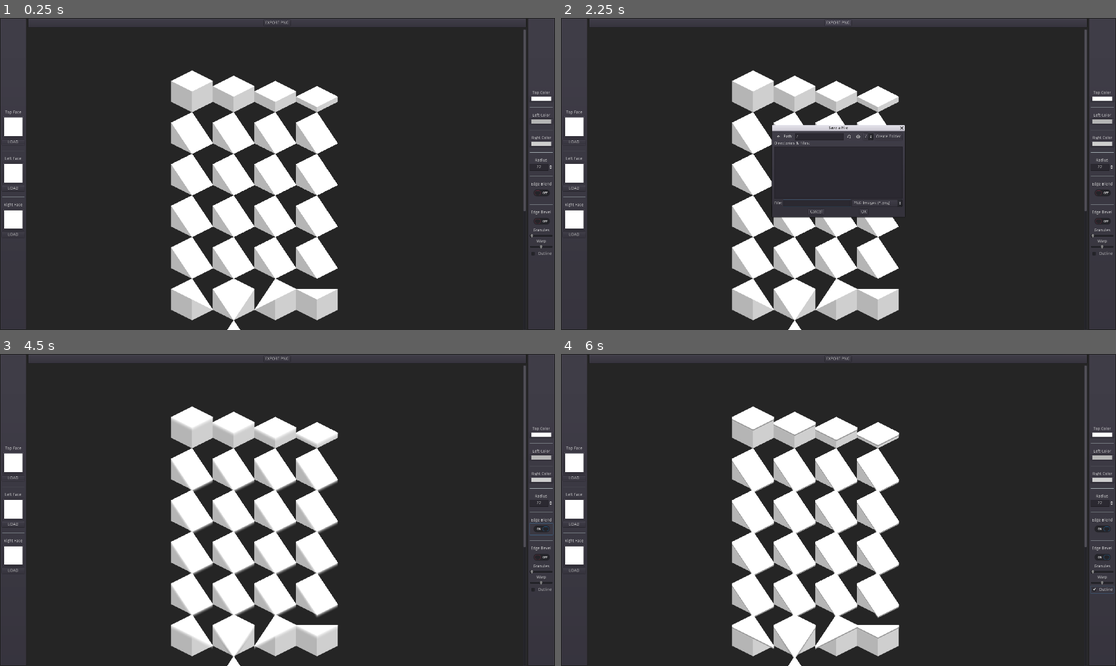
Above: before the commit, frames 1-4 (two rows, left to right).
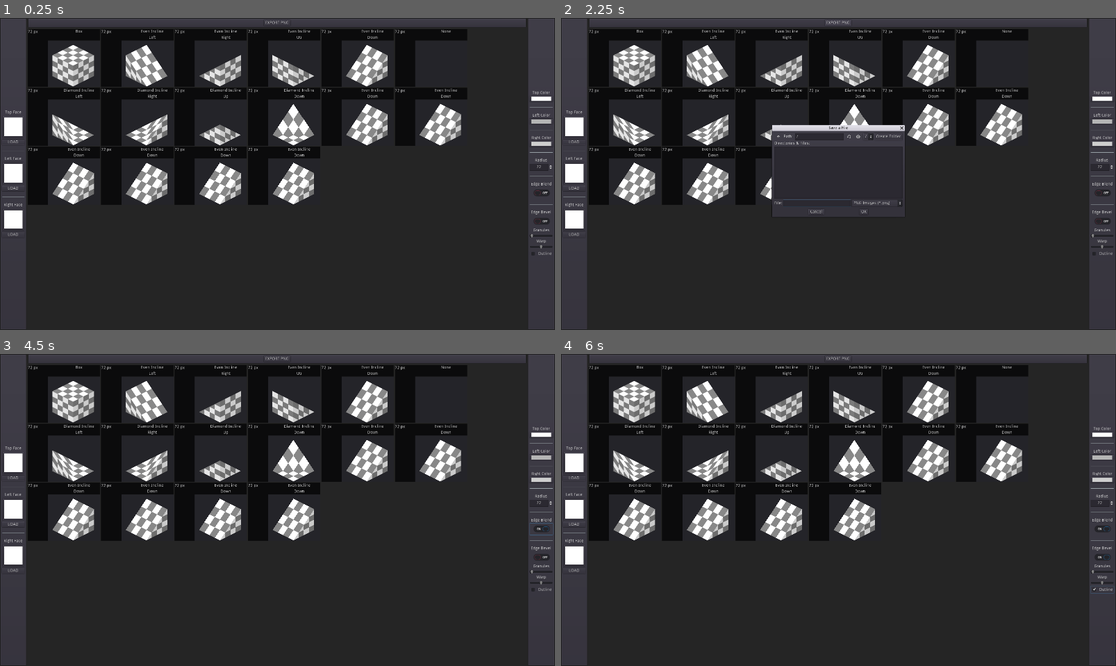
Above: after the commit, the same moments.

Repository: holywar20/IsometricEditor
Game: Godot game, scene res://Workspace.tscn
Same seed, same stepped clock (60 frames per second), same inputs: the game is played once before the commit and once after it.
Inputs (mouse positions are in pixels of both pictures, inside the frame that each line leads up to):
- Up to frame 1 (0.25 s): no input
- Up to frame 2 (2.25 s): click (572, 127) at 0.52 s; click (599, 127) at 1.27 s; click "EXPORT PNG" at 2 s
- Up to frame 3 (4.5 s): click (255, 538) at 2.77 s; type "12" at 2.85 s; click "OK" at 3.5 s; click (543, 528) at 4.25 s
- Up to frame 4 (6 s): click (1104, 556) at 5 s; click "Outline" at 5.75 s

The runs differ from the first frame. In frame 1, 35% of the frame differs, in the area x 5-95%, y 3-100%; in frame 2, 29%; in frame 3, 35%; in frame 4, 35%.

Commit message:
Started refactor of texture generator

Diff:
--- a/Draw.gd
+++ b/Draw.gd
@@ -76,7 +76,6 @@
 	LEFT , DOWN , RIGHT, UP
 }
 var directionVectors = [Vector2.LEFT, Vector2.DOWN, Vector2.RIGHT, Vector2.UP]
-
 var facing_vectors = [Vector2.LEFT, Vector2.DOWN, Vector2.RIGHT, Vector2.UP]
 
 func _ready():
@@ -409,16 +408,12 @@
 
 func drawEvenBox( row , heightStep ):
 	for step in range(heightStep):
-		print(step)
-		print(tile_radius * 2 * step)
 		var offset = Vector2(tile_radius * 2 * step, tile_radius * 2 * row)
 		var shrink_amount = Vector2(0, float( tile_radius / heightStep ) ) * step
 
 		var shorterFaces = fullFaceUvs
 		shorterFaces[0] += Vector2(0, float(step * ( 1 / 4 ) ) )
 		shorterFaces[1] += Vector2(0, float(step * ( 1 / 4 ) ) )
-		print(float( 1 / 4 ) )
-		print(shorterFaces)
 
 		# Draws Left Face
 		var left_points = generate_left_face(tile_radius, offset, shrink_amount.y)
--- /dev/null
+++ b/SingleTextureContainer/Panel.gd
@@ -0,0 +1,11 @@
+extends Panel
+
+var faceData = null
+
+func drawAllPolygons( newFaceData ):
+	faceData = newFaceData
+	update()
+
+func _draw():
+	for key in faceData:
+		draw_colored_polygon( faceData[key].points , faceData[key].shading , faceData[key].uvs , load(faceData[key].texturePath ) )
--- /dev/null
+++ b/SingleTextureContainer/SingleTextureContainer.gd
@@ -0,0 +1,336 @@
+tool
+extends Panel
+
+onready var drawPanel = $Panel
+
+onready var titleDisplay : Label = $TitleDisplay
+onready var sizeDisplay : Label = $SizeDisplay
+onready var facingDisplay : Label = $FacingDisplay
+
+enum TEXTURE_TYPES {
+	NONE , BOX , EVEN_INCLINE , DIAMOND_INCLINE, FLAT_TOP_CORNER, FLAT_BASE_CORNER
+}
+
+const TEXTURE_TYPE_PROPS = {
+	TEXTURE_TYPES.NONE : {
+		"display" : "None"
+	},
+	TEXTURE_TYPES.BOX : {
+		"display" : "Box"
+	} ,
+	TEXTURE_TYPES.EVEN_INCLINE : {
+		"display" : "Even Incline"
+	},
+	TEXTURE_TYPES.DIAMOND_INCLINE : {
+		"display" : "Diamond Incline"
+	} ,
+	TEXTURE_TYPES.FLAT_TOP_CORNER : {
+		"display" : "Flat Top Corner"
+	},
+	TEXTURE_TYPES.FLAT_BASE_CORNER : {
+		"display" : "Flat Top Corner"
+	}
+}
+
+var fullFaceUvs = PoolVector2Array([
+	Vector2(0, 0) ,  Vector2(1, 0) , Vector2(1, 1) , Vector2(0, 1)
+])
+
+var halfFaceUvs = PoolVector2Array([
+	Vector2(0, 0.5), Vector2(1, 0.5), Vector2(1, 1) ,Vector2(0, 1)
+])
+
+var cornerFaceUvs = PoolVector2Array([
+
+])
+
+var rampFaceUVs  = [
+	# LEFT RAMP
+	PoolVector2Array([
+		Vector2(0, 0) , Vector2(1, 1) , Vector2(1, 1) , Vector2(0, 1)
+	]),
+	# DOWN RAMP
+	PoolVector2Array([
+		Vector2(0, 0) , Vector2(1, 0), Vector2(1, 1) , Vector2(0, 1)
+	]),
+	# Right Ramp
+	PoolVector2Array([
+		Vector2(0, 0) , Vector2( 1, 0 ), Vector2( 1 , 1), Vector2(0 , 1)
+	]),
+	# UP RAMP
+	PoolVector2Array([
+		Vector2(0, 1) , Vector2(1, 0) , Vector2(1, 1) , Vector2(0, 1)
+	])
+]
+enum DIRECTION {
+	LEFT , RIGHT, UP, DOWN
+}
+const DIR_VECTORS = {
+	DIRECTION.LEFT : Vector2.LEFT,
+	DIRECTION.RIGHT : Vector2.RIGHT,
+	DIRECTION.UP : Vector2.UP,
+	DIRECTION.DOWN : Vector2.DOWN
+}
+const DIR_DISPLAY = {
+	DIRECTION.LEFT : "Left" ,
+	DIRECTION.RIGHT  : "Right",
+	DIRECTION.UP : "Up",
+	DIRECTION.DOWN : "Down"
+}
+
+export(TEXTURE_TYPES) var myType = TEXTURE_TYPES.EVEN_INCLINE
+export(DIRECTION) var direction = DIRECTION.LEFT
+
+var tileRadius = 72
+var offset = Vector2(15, 15)
+
+enum DRAWING_FACES{
+	LEFT , RIGHT , TOP
+}
+
+const DEFAULT_FACING_DATA = {
+	DRAWING_FACES.LEFT : {
+		"points" : [ Vector2(0,0) , Vector2(0,0) , Vector2(0,0) , Vector2(0,0)],
+		"uvs" : [Vector2(0,0) , Vector2(0,0) , Vector2(0,0) , Vector2(0,0)],
+		"shading" : Color( .9 , .9, .9, 1 ),
+		"texturePath" : "res://Textures/checker.png"
+	},
+	DRAWING_FACES.RIGHT : {
+		"points" : [ Vector2(0,0) , Vector2(0,0) , Vector2(0,0) , Vector2(0,0)],
+		"uvs" : [ Vector2(0,0) , Vector2(0,0) , Vector2(0,0) , Vector2(0,0)],
+		"shading" : Color( .8 , .8 , .8 , 1),
+		"texturePath" : "res://Textures/checker.png"
+	},
+	DRAWING_FACES.TOP: {
+		"points" : [ Vector2(0,0) , Vector2(0,0) , Vector2(0,0) , Vector2(0,0)],
+		"uvs" : [ Vector2(0,0) , Vector2(0,0) , Vector2(0,0) , Vector2(0,0)],
+		"shading" : Color( 1 , 1, 1, 1 ),
+		"texturePath" : "res://Textures/checker.png"
+	}
+}
+
+var faceData = null
+
+func _ready():
+	setupScene( 72 )
+
+func setupScene( myTileRadius  ):
+	faceData = DEFAULT_FACING_DATA.duplicate( true )
+
+	tileRadius = myTileRadius
+
+	titleDisplay.set_text( TEXTURE_TYPE_PROPS[myType].display )
+	sizeDisplay.set_text( str(tileRadius) + " px" )
+
+	if( myType == TEXTURE_TYPES.BOX || myType == TEXTURE_TYPES.NONE ):
+		facingDisplay.set_text("")
+		facingDisplay.hide()
+	else:
+		facingDisplay.set_text( DIR_DISPLAY[direction] )
+		facingDisplay.show()
+
+	drawTextures()
+
+
+
+func changeTextureType():
+	pass
+
+func drawTextures():
+	print( myType )
+	match myType:
+		TEXTURE_TYPES.NONE:
+			faceData = DEFAULT_FACING_DATA.duplicate( true )
+		TEXTURE_TYPES.BOX:
+			generateLeftFace( 0 )
+			generateRightFace( 0 )
+			generateTopFace( 0 )
+		TEXTURE_TYPES.EVEN_INCLINE:
+			generateLeftFaceRamp( 0 ,  DIR_VECTORS[direction] )
+			generateRightFaceRamp( 0 , DIR_VECTORS[direction] )
+			generateTopFaceRamp( 0 , DIR_VECTORS[direction] )
+		TEXTURE_TYPES.DIAMOND_INCLINE:
+			generateLeftCornerFace( 0 , DIR_VECTORS[direction] )
+			generateRightCornerFace( 0 , DIR_VECTORS[direction] )
+			generateTopCornerFace( 0 , DIR_VECTORS[direction] )
+		TEXTURE_TYPES.FLAT_TOP_CORNER:
+			pass
+		TEXTURE_TYPES.FLAT_BASE_CORNER:
+			pass
+
+	drawPanel.drawAllPolygons( faceData )
+
+# Generate flat faces
+func generateLeftFace( shrinkAmount ):
+	var leftFace = PoolVector2Array()
+
+	leftFace.append(Vector2( 0, tileRadius / 2 + shrinkAmount) + offset )
+	leftFace.append(Vector2( tileRadius, tileRadius + shrinkAmount) + offset )
+	leftFace.append(Vector2( tileRadius, tileRadius * 2) + offset )
+	leftFace.append(Vector2( 0, 1.5 * tileRadius) + offset )
+
+	faceData[DRAWING_FACES.LEFT].points = leftFace
+	faceData[DRAWING_FACES.LEFT].uvs = fullFaceUvs
+
+func generateRightFace( shrinkAmount ):
+	var rightFace = PoolVector2Array()
+
+	rightFace.append(Vector2(tileRadius * 2, tileRadius / 2 + shrinkAmount) + offset)
+	rightFace.append(Vector2(tileRadius, tileRadius + shrinkAmount) + offset)
+	rightFace.append(Vector2(tileRadius, tileRadius * 2) + offset)
+	rightFace.append(Vector2(tileRadius * 2, 1.5 * tileRadius) + offset)
+
+	faceData[DRAWING_FACES.RIGHT].points = rightFace
+	faceData[DRAWING_FACES.RIGHT].uvs = fullFaceUvs
+
+func generateTopFace( shrinkAmount ):
+	var topFace = PoolVector2Array()
+
+	topFace.append(Vector2(tileRadius, 0 + shrinkAmount ) + offset)
+	topFace.append(Vector2(tileRadius * 2, tileRadius / 2 + shrinkAmount ) + offset)
+	topFace.append(Vector2(tileRadius, tileRadius + shrinkAmount) + offset)
+	topFace.append(Vector2(0, tileRadius / 2 + shrinkAmount ) + offset)
+
+	faceData[DRAWING_FACES.TOP].points = topFace
+	faceData[DRAWING_FACES.TOP].uvs = fullFaceUvs
+
+# Generate Ramp
+func generateLeftFaceRamp( shrinkAmount , direction ):
+	var leftFace = PoolVector2Array()
+	if direction == Vector2.LEFT:
+		leftFace.append(Vector2(0, tileRadius / 2) + offset)
+		leftFace.append(Vector2(tileRadius, tileRadius * 2) + offset)
+		leftFace.append(Vector2(tileRadius, tileRadius * 2) + offset)
+		leftFace.append(Vector2(0, 1.5 * tileRadius) + offset)
+	if direction == Vector2.DOWN:
+		leftFace.append(Vector2(0, tileRadius * 1.5) + offset)
+		leftFace.append(Vector2(tileRadius, tileRadius * 2) + offset)
+		leftFace.append(Vector2(tileRadius, tileRadius * 2) + offset)
+		leftFace.append(Vector2(0, 1.5 * tileRadius) + offset)
+	if direction == Vector2.RIGHT:
+		leftFace.append(Vector2(0, tileRadius * 1.5) + offset)
+		leftFace.append(Vector2(tileRadius, tileRadius) + offset)
+		leftFace.append(Vector2(tileRadius, tileRadius * 2) + offset)
+		leftFace.append(Vector2(0, 1.5 * tileRadius) + offset)
+	if direction == Vector2.UP:
+		leftFace.append(Vector2(0, tileRadius / 2) + offset)
+		leftFace.append(Vector2(tileRadius, tileRadius) + offset)
+		leftFace.append(Vector2(tileRadius, tileRadius * 2) + offset)
+		leftFace.append(Vector2(0, 1.5 * tileRadius) + offset)
+
+	faceData[DRAWING_FACES.LEFT].points = leftFace
+	faceData[DRAWING_FACES.LEFT].uvs = fullFaceUvs
+
+func generateRightFaceRamp( shrinkAmount , direction ):
+
+	var rightFace = PoolVector2Array()
+	if direction == Vector2.LEFT:
+		rightFace.append(Vector2(tileRadius * 2, tileRadius * 1.5) + offset)
+		rightFace.append(Vector2(tileRadius, tileRadius * 2) + offset)
+		rightFace.append(Vector2(tileRadius, tileRadius * 2) + offset)
+		rightFace.append(Vector2(tileRadius * 2, 1.5 * tileRadius) + offset)
+	if direction == Vector2.DOWN:
+		rightFace.append(Vector2(tileRadius * 2, tileRadius / 2) + offset)
+		rightFace.append(Vector2(tileRadius, tileRadius * 2) + offset)
+		rightFace.append(Vector2(tileRadius, tileRadius * 2) + offset)
+		rightFace.append(Vector2(tileRadius * 2, 1.5 * tileRadius) + offset)
+	if direction == Vector2.RIGHT:
+		rightFace.append(Vector2(tileRadius * 2, tileRadius / 2) + offset)
+		rightFace.append(Vector2(tileRadius, tileRadius) + offset)
+		rightFace.append(Vector2(tileRadius, tileRadius * 2) + offset)
+		rightFace.append(Vector2(tileRadius * 2, 1.5 * tileRadius) + offset)
+	if direction == Vector2.UP:
+		rightFace.append(Vector2(tileRadius * 2, tileRadius * 1.5) + offset)
+		rightFace.append(Vector2(tileRadius, tileRadius) + offset)
+		rightFace.append(Vector2(tileRadius, tileRadius * 2) + offset)
+		rightFace.append(Vector2(tileRadius * 2, 1.5 * tileRadius) + offset)
+
+	faceData[DRAWING_FACES.RIGHT].points = rightFace
+	faceData[DRAWING_FACES.RIGHT].uvs = fullFaceUvs
+
+func generateTopFaceRamp( shrinkAmount , direction ):
+
+	var topFace = PoolVector2Array()
+	if direction == Vector2.LEFT:
+		topFace.append(Vector2(tileRadius, 0) + offset)
+		topFace.append(Vector2(tileRadius * 2, tileRadius * 1.5) + offset)
+		topFace.append(Vector2(tileRadius, tileRadius * 2) + offset)
+		topFace.append(Vector2(0, tileRadius / 2) + offset)
+	if direction == Vector2.DOWN:
+		topFace.append(Vector2(tileRadius, 0) + offset)
+		topFace.append(Vector2(tileRadius * 2, tileRadius / 2) + offset)
+		topFace.append(Vector2(tileRadius, tileRadius * 2) + offset)
+		topFace.append(Vector2(0, tileRadius * 1.5) + offset)
+	if direction == Vector2.RIGHT:
+		topFace.append(Vector2(tileRadius, tileRadius) + offset)
+		topFace.append(Vector2(tileRadius * 2, tileRadius / 2) + offset)
+		topFace.append(Vector2(tileRadius, tileRadius) + offset)
+		topFace.append(Vector2(0, tileRadius * 1.5) + offset)
+	if direction == Vector2.UP:
+		topFace.append(Vector2(tileRadius, tileRadius) + offset)
+		topFace.append(Vector2(tileRadius * 2, tileRadius * 1.5) + offset)
+		topFace.append(Vector2(tileRadius, tileRadius) + offset)
+		topFace.append(Vector2(0, tileRadius / 2) + offset)
+
+	faceData[DRAWING_FACES.TOP].points = topFace
+	faceData[DRAWING_FACES.TOP].uvs = fullFaceUvs
+
+# For Flat bottom corners
+func generateTopCornerFace( shrinkAmount , direction ):
+	var topFace = PoolVector2Array()
+
+	if direction == Vector2.LEFT:
+		topFace.append(Vector2(tileRadius, tileRadius) + offset)
+		topFace.append(Vector2(tileRadius * 2, tileRadius * 1.5) + offset)
+		topFace.append(Vector2(tileRadius, tileRadius * 2) + offset)
+		topFace.append(Vector2(0, tileRadius / 2) + offset)
+	if direction == Vector2.DOWN:
+		topFace.append(Vector2(tileRadius, 0) + offset)
+		topFace.append(Vector2(tileRadius * 2, tileRadius * 1.5) + offset)
+		topFace.append(Vector2(tileRadius, tileRadius * 2) + offset)
+		topFace.append(Vector2(0, tileRadius * 1.5) + offset)
+	if direction == Vector2.RIGHT:
+		topFace.append(Vector2(tileRadius, tileRadius) + offset)
+		topFace.append(Vector2(tileRadius * 2, tileRadius / 2) + offset)
+		topFace.append(Vector2(tileRadius, tileRadius * 2) + offset)
+		topFace.append(Vector2(0, tileRadius * 1.5) + offset)
+	if direction == Vector2.UP:
+		topFace.append(Vector2(tileRadius, tileRadius) + offset)
+		topFace.append(Vector2(tileRadius * 2, tileRadius * 1.5) + offset)
+		topFace.append(Vector2(tileRadius, tileRadius) + offset)
+		topFace.append(Vector2(0, tileRadius * 1.5) + offset)
+
+	faceData[DRAWING_FACES.TOP].points = topFace
+	faceData[DRAWING_FACES.TOP].uvs = fullFaceUvs
+
+func generateLeftCornerFace( shrinkAmount, direction ):
+	var leftFace = PoolVector2Array()
+	if direction == Vector2.LEFT:
+		leftFace.append(Vector2(0, tileRadius / 2) + offset)
+		leftFace.append(Vector2(tileRadius, tileRadius * 2) + offset)
+		leftFace.append(Vector2(tileRadius, tileRadius * 2) + offset)
+		leftFace.append(Vector2(0, 1.5 * tileRadius) + offset)
+	if direction == Vector2.UP:
+		leftFace.append(Vector2(0, tileRadius * 1.5) + offset)
+		leftFace.append(Vector2(tileRadius, tileRadius) + offset)
+		leftFace.append(Vector2(tileRadius, tileRadius * 2) + offset)
+		leftFace.append(Vector2(0, 1.5 * tileRadius) + offset)
+
+	faceData[DRAWING_FACES.LEFT].points = leftFace
+	faceData[DRAWING_FACES.LEFT].uvs = fullFaceUvs
+
+func generateRightCornerFace( shrinkAmount, direction ):
+	var rightFace  = PoolVector2Array()
+	if direction == Vector2.RIGHT:
+		rightFace.append(Vector2(tileRadius * 2, tileRadius / 2) + offset)
+		rightFace.append(Vector2(tileRadius, tileRadius * 2) + offset)
+		rightFace.append(Vector2(tileRadius, tileRadius * 2) + offset)
+		rightFace.append(Vector2(tileRadius * 2, 1.5 * tileRadius) + offset)
+	if direction == Vector2.UP:
+		rightFace.append(Vector2(tileRadius * 2, tileRadius * 1.5) + offset)
+		rightFace.append(Vector2(tileRadius, tileRadius) + offset)
+		rightFace.append(Vector2(tileRadius, tileRadius * 2) + offset)
+		rightFace.append(Vector2(tileRadius * 2, 1.5 * tileRadius) + offset)
+
+	faceData[DRAWING_FACES.RIGHT].points = rightFace
+	faceData[DRAWING_FACES.RIGHT].uvs = fullFaceUvs
--- /dev/null
+++ b/SingleTextureContainer/SingleTextureContainer.tscn
@@ -0,0 +1,71 @@
+[gd_scene load_steps=3 format=2]
+
+[ext_resource path="res://SingleTextureContainer/SingleTextureContainer.gd" type="Script" id=1]
+[ext_resource path="res://SingleTextureContainer/Panel.gd" type="Script" id=2]
+
+[node name="Panel" type="Panel"]
+self_modulate = Color( 0.298039, 0.298039, 0.298039, 1 )
+anchor_right = 0.104
+anchor_bottom = 0.185
+margin_right = 50.32
+margin_bottom = 0.200012
+rect_min_size = Vector2( 250, 200 )
+script = ExtResource( 1 )
+__meta__ = {
+"_edit_use_anchors_": false
+}
+
+[node name="Panel" type="Panel" parent="."]
+anchor_left = 1.0
+anchor_top = 1.0
+anchor_right = 1.0
+anchor_bottom = 1.0
+margin_left = -180.0
+margin_top = -160.0
+margin_right = -1.52588e-05
+margin_bottom = -1.52588e-05
+size_flags_horizontal = 3
+size_flags_vertical = 3
+script = ExtResource( 2 )
+__meta__ = {
+"_edit_use_anchors_": false
+}
+
+[node name="TitleDisplay" type="Label" parent="."]
+anchor_left = 0.4
+anchor_right = 1.0
+anchor_bottom = 0.1
+margin_left = -7.62939e-06
+margin_right = 3.99998
+margin_bottom = -1.90735e-06
+text = "Flat top Corner"
+align = 1
+valign = 1
+__meta__ = {
+"_edit_use_anchors_": false
+}
+
+[node name="FacingDisplay" type="Label" parent="."]
+visible = false
+anchor_left = 0.4
+anchor_right = 1.0
+anchor_bottom = 0.1
+margin_left = -7.62939e-06
+margin_top = 20.0
+margin_right = 3.99998
+margin_bottom = 20.0
+text = "Left"
+align = 1
+valign = 1
+__meta__ = {
+"_edit_use_anchors_": false
+}
+
+[node name="SizeDisplay" type="Label" parent="."]
+margin_right = 94.0
+margin_bottom = 20.0
+text = "Size"
+valign = 1
+__meta__ = {
+"_edit_use_anchors_": false
+}
--- a/Workspace.gd
+++ b/Workspace.gd
@@ -31,6 +31,9 @@
 	texture_trays.left.preview_button.preview_texture = drawing_node.left_texture
 	texture_trays.right.preview_button.preview_texture = drawing_node.right_texture
 
+
+func updateAll():
+	pass
 
 # UI Signals
 func _on_ExportButton_pressed():
--- a/Workspace.tscn
+++ b/Workspace.tscn
@@ -1,9 +1,10 @@
-[gd_scene load_steps=6 format=2]
+[gd_scene load_steps=7 format=2]
 
 [ext_resource path="res://Workspace.gd" type="Script" id=1]
 [ext_resource path="res://Components/TextureTray.tscn" type="PackedScene" id=2]
 [ext_resource path="res://Draw.gd" type="Script" id=3]
 [ext_resource path="res://Textures/blank.png" type="Texture" id=4]
+[ext_resource path="res://SingleTextureContainer/SingleTextureContainer.tscn" type="PackedScene" id=5]
 
 [sub_resource type="ViewportTexture" id=1]
 viewport_path = NodePath("MainVBox/ScrollContainer/WorkingAtlas/RenderingSurface")
@@ -12,6 +13,9 @@
 anchor_right = 1.0
 anchor_bottom = 1.0
 script = ExtResource( 1 )
+__meta__ = {
+"_edit_use_anchors_": false
+}
 
 [node name="TexturePanel" type="PanelContainer" parent="."]
 margin_right = 92.0
@@ -140,8 +144,161 @@
 current_dir = "/"
 current_path = "/"
 
+[node name="GridScroll" type="ScrollContainer" parent="MainVBox"]
+margin_top = 38.0
+margin_right = 1725.0
+margin_bottom = 1080.0
+size_flags_vertical = 3
+
+[node name="GridContainer" type="GridContainer" parent="MainVBox/GridScroll"]
+margin_right = 1520.0
+margin_bottom = 608.0
+columns = 6
+__meta__ = {
+"_edit_use_anchors_": false
+}
+
+[node name="Panel" parent="MainVBox/GridScroll/GridContainer" instance=ExtResource( 5 )]
+anchor_right = 0.0
+anchor_bottom = 0.0
+margin_right = 250.0
+margin_bottom = 200.0
+myType = 1
+
+[node name="Panel2" parent="MainVBox/GridScroll/GridContainer" instance=ExtResource( 5 )]
+anchor_right = 0.0
+anchor_bottom = 0.0
+margin_left = 254.0
+margin_right = 504.0
+margin_bottom = 200.0
+
+[node name="Panel3" parent="MainVBox/GridScroll/GridContainer" instance=ExtResource( 5 )]
+anchor_right = 0.0
+anchor_bottom = 0.0
+margin_left = 508.0
+margin_right = 758.0
+margin_bottom = 200.0
+direction = 1
+
+[node name="Panel4" parent="MainVBox/GridScroll/GridContainer" instance=ExtResource( 5 )]
+anchor_right = 0.0
+anchor_bottom = 0.0
+margin_left = 762.0
+margin_right = 1012.0
+margin_bottom = 200.0
+direction = 2
+
+[node name="Panel5" parent="MainVBox/GridScroll/GridContainer" instance=ExtResource( 5 )]
+anchor_right = 0.0
+anchor_bottom = 0.0
+margin_left = 1016.0
+margin_right = 1266.0
+margin_bottom = 200.0
+direction = 3
+
+[node name="Panel6" parent="MainVBox/GridScroll/GridContainer" instance=ExtResource( 5 )]
+anchor_right = 0.0
+anchor_bottom = 0.0
+margin_left = 1270.0
+margin_right = 1520.0
+margin_bottom = 200.0
+myType = 0
+direction = 3
+
+[node name="Panel7" parent="MainVBox/GridScroll/GridContainer" instance=ExtResource( 5 )]
+anchor_right = 0.0
+anchor_bottom = 0.0
+margin_top = 204.0
+margin_right = 250.0
+margin_bottom = 404.0
+myType = 3
+
+[node name="Panel8" parent="MainVBox/GridScroll/GridContainer" instance=ExtResource( 5 )]
+anchor_right = 0.0
+anchor_bottom = 0.0
+margin_left = 254.0
+margin_top = 204.0
+margin_right = 504.0
+margin_bottom = 404.0
+myType = 3
+direction = 1
+
+[node name="Panel9" parent="MainVBox/GridScroll/GridContainer" instance=ExtResource( 5 )]
+anchor_right = 0.0
+anchor_bottom = 0.0
+margin_left = 508.0
+margin_top = 204.0
+margin_right = 758.0
+margin_bottom = 404.0
+myType = 3
+direction = 2
+
+[node name="Panel10" parent="MainVBox/GridScroll/GridContainer" instance=ExtResource( 5 )]
+anchor_right = 0.0
+anchor_bottom = 0.0
+margin_left = 762.0
+margin_top = 204.0
+margin_right = 1012.0
+margin_bottom = 404.0
+myType = 3
+direction = 3
+
+[node name="Panel11" parent="MainVBox/GridScroll/GridContainer" instance=ExtResource( 5 )]
+anchor_right = 0.0
+anchor_bottom = 0.0
+margin_left = 1016.0
+margin_top = 204.0
+margin_right = 1266.0
+margin_bottom = 404.0
+direction = 3
+
+[node name="Panel12" parent="MainVBox/GridScroll/GridContainer" instance=ExtResource( 5 )]
+anchor_right = 0.0
+anchor_bottom = 0.0
+margin_left = 1270.0
+margin_top = 204.0
+margin_right = 1520.0
+margin_bottom = 404.0
+direction = 3
+
+[node name="Panel13" parent="MainVBox/GridScroll/GridContainer" instance=ExtResource( 5 )]
+anchor_right = 0.0
+anchor_bottom = 0.0
+margin_top = 408.0
+margin_right = 250.0
+margin_bottom = 608.0
+direction = 3
+
+[node name="Panel14" parent="MainVBox/GridScroll/GridContainer" instance=ExtResource( 5 )]
+anchor_right = 0.0
+anchor_bottom = 0.0
+margin_left = 254.0
+margin_top = 408.0
+margin_right = 504.0
+margin_bottom = 608.0
+direction = 3
+
+[node name="Panel15" parent="MainVBox/GridScroll/GridContainer" instance=ExtResource( 5 )]
+anchor_right = 0.0
+anchor_bottom = 0.0
+margin_left = 508.0
+margin_top = 408.0
+margin_right = 758.0
+margin_bottom = 608.0
+direction = 3
+
+[node name="Panel16" parent="MainVBox/GridScroll/GridContainer" instance=ExtResource( 5 )]
+anchor_right = 0.0
+anchor_bottom = 0.0
+margin_left = 762.0
+margin_top = 408.0
+margin_right = 1012.0
+margin_bottom = 608.0
+direction = 3
+
 [node name="ScrollContainer" type="ScrollContainer" parent="MainVBox"]
-margin_top = 38.0
+visible = false
+margin_top = 561.0
 margin_right = 1725.0
 margin_bottom = 1080.0
 size_flags_horizontal = 3
@@ -149,7 +306,7 @@
 
 [node name="WorkingAtlas" type="TextureRect" parent="MainVBox/ScrollContainer"]
 margin_right = 1725.0
-margin_bottom = 1042.0
+margin_bottom = 519.0
 size_flags_horizontal = 3
 size_flags_vertical = 3
 texture = SubResource( 1 )
